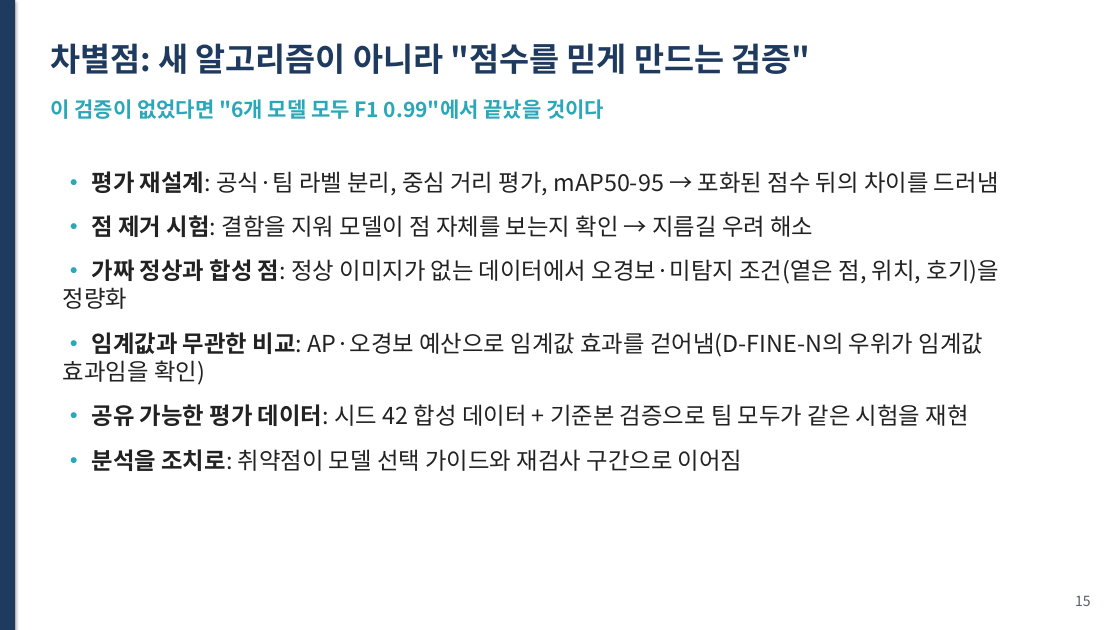
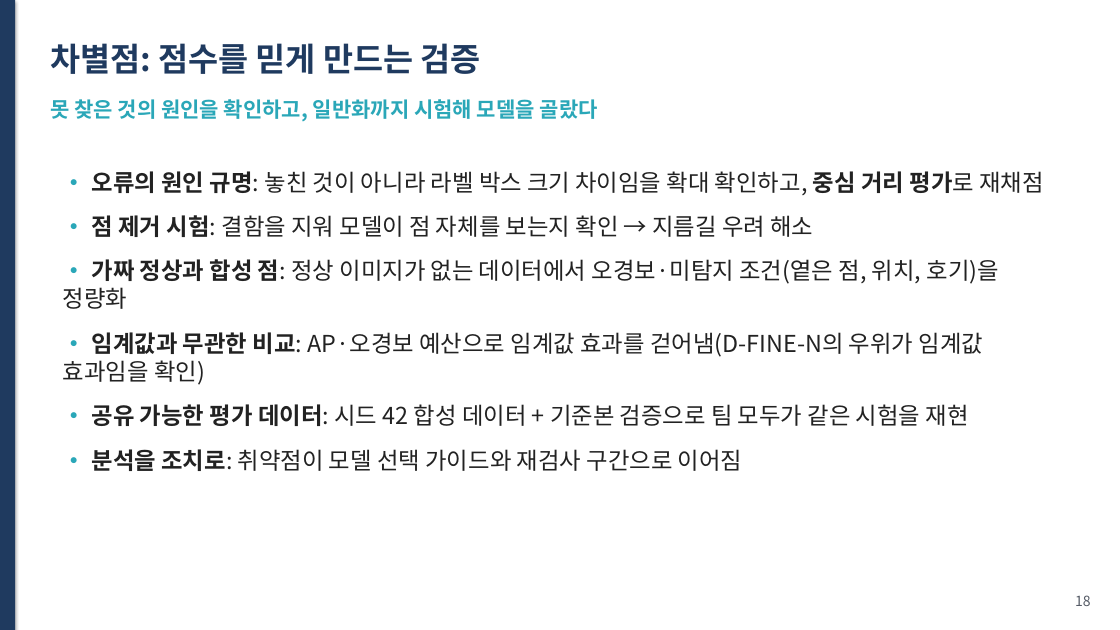
Before and after one commit to hmy7788/kamp_xray_detection, a slide deck: slide 18 of ppt/presentation.pptx (slide 15 before the commit). Drawn at 1120x630 pixels with LibreOffice and Linux fonts; fonts in the diff are those of the drawing. Boxes give left, top, right and bottom in pixels: in the first picture for what was removed or moved away, otherwise in the second. Text is boxed around its words. In the diff, an @@ line names an element or a change of style, - is before the commit and + after.

```diff
--- a/ppt/presentation.pptx
+++ b/ppt/presentation.pptx
@@ text at [50,43,481,74]: text changed @@
-차별점: 새 알고리즘이 아니라 "점수를 믿게 만드는 검증"
+차별점: 점수를 믿게 만드는 검증
@@ text at [50,99,598,121]: text changed @@
-이 검증이 없었다면 "6개 모델 모두 F1 0.99"에서 끝났을 것이다
+못 찾은 것의 원인을 확인하고, 일반화까지 시험해 모델을 골랐다
@@ text at [92,171,1043,195]: text changed @@
-• 평가 재설계: 공식·팀 라벨 분리, 중심 거리 평가, mAP50-95 → 포화된 점수 뒤의 차이를 드러냄
+• 오류의 원인 규명: 놓친 것이 아니라 라벨 박스 크기 차이임을 확대 확인하고, 중심 거리 평가로 재채점
@@ text at [1075,595,1091,606]: text changed @@
-15
+18
```
Also in this commit, not shown: 16 other slides changed, 4 slides added, 1 slide removed, 6 other files.
